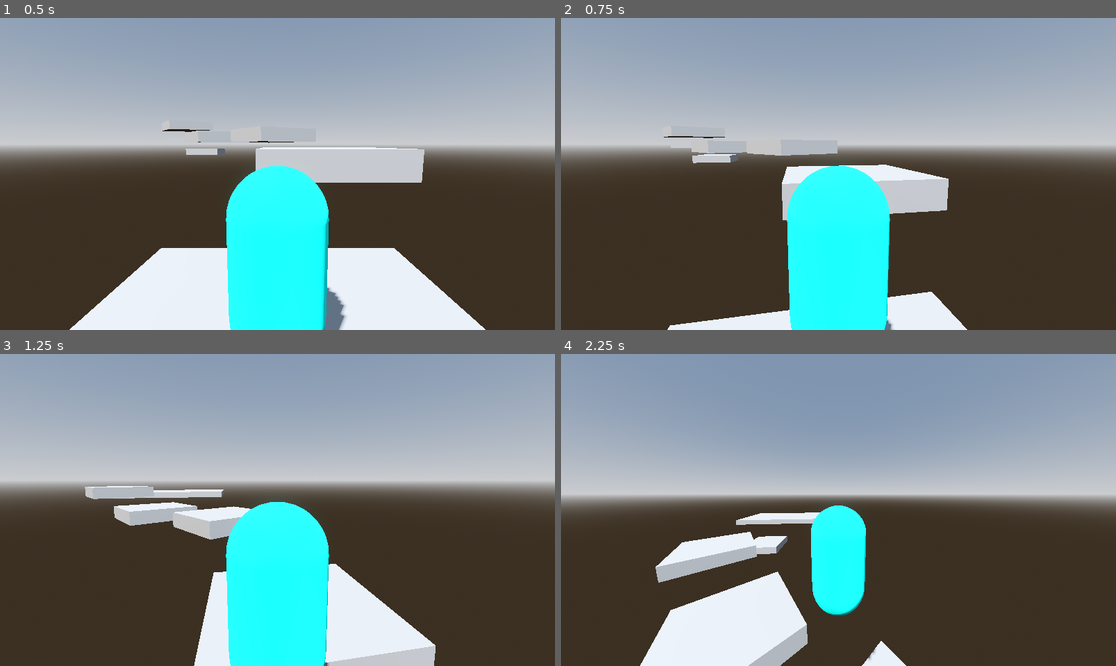
Above: before the commit, frames 1-4 (two rows, left to right).
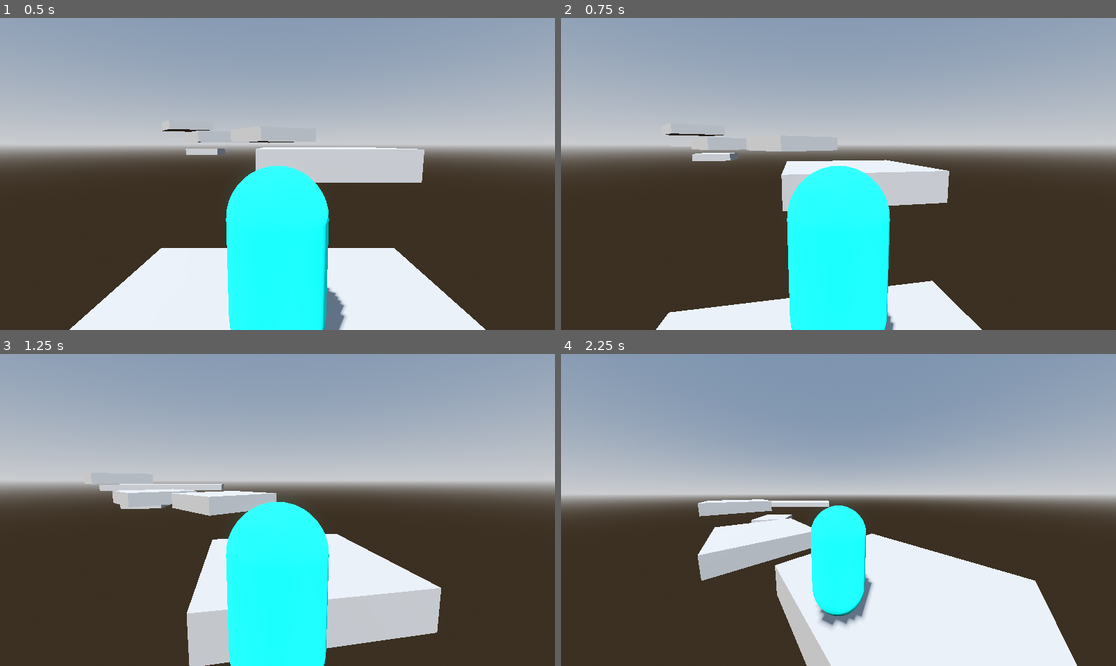
Above: after the commit, the same moments.

Repository: jpvds1/DDJD
Game: Godot game, scene res://scenes/levels/level_1.tscn
Same seed, same stepped clock (60 frames per second), same inputs: the game is played once before the commit and once after it.
Inputs (mouse positions are in pixels of both pictures, inside the frame that each line leads up to):
- Up to frame 1 (0.5 s): no input
- Up to frame 2 (0.75 s): tap Enter at 0.5 s; move the mouse to (866, 174) at 0.52 s; hold W (move_forwards) from 0.53 s (still down); tap Space (jump) at 0.6 s
- Up to frame 3 (1.25 s): keep holding W (move_forwards); tap Space (jump) at 0.77, 1.07 s
- Up to frame 4 (2.25 s): keep holding W (move_forwards); move the mouse to (810, 510) at 1.27 s; tap Q (dash) at 1.35 s; tap Space (jump) at 1.52, 1.55, 1.82 s; move the mouse to (849, 503) at 2.02 s; hold Shift (sprint) from 2.03 s (still down)

Frame 1 is identical in both runs. In frame 2, 3.3% of the frame differs, in the area x 17-76%, y 36-100%; in frame 3, 12%; in frame 4, 24%, in the area x 14-93%, y 46-100%.

Commit message:
feat: variable jump

Diff:
--- a/platformer-game/scripts/player/capsule_character.gd
+++ b/platformer-game/scripts/player/capsule_character.gd
@@ -4,7 +4,6 @@
 const WALK_SPEED = 5.0
 const SPRINT_SPEED = 8.0
 const DASH_SPEED = 50.0
-const JUMP_VELOCITY = 7.5
 const GRAVITY_MODIFIER = 1.2
 const POST_DASH_SPEED = 10.0
 
@@ -14,13 +13,17 @@
 const GROUND_DECEL = 20.0
 const GROUND_BRAKE_DECEL = 38.0
 
-# Double jump
+# Jumping
+const FIRST_JUMP_VELOCITY = 7.5
+const EXTRA_JUMP_VELOCITY = 5.5
+const JUMP_CUT_MULTIPLIER = 0.45
 const MAX_EXTRA_JUMPS = 1
 const COYOTE_TIME = 0.12
 const JUMP_BUFFER_TIME = 0.12
 var coyote_timer := 0.0
 var jump_buffer_timer := 0.0
 var extra_jumps_available := MAX_EXTRA_JUMPS
+var can_cut_current_jump := false
 
 # Animations / Timers
 @onready var animation_player: AnimationPlayer = $Dash/AnimationPlayer
@@ -55,6 +58,7 @@
 	if on_floor:
 		coyote_timer = COYOTE_TIME
 		extra_jumps_available = true
+		can_cut_current_jump = false
 	else:
 		coyote_timer = max(coyote_timer - delta, 0.0)
 		velocity += get_gravity() * delta * GRAVITY_MODIFIER
@@ -63,16 +67,24 @@
 	if Input.is_action_just_pressed("jump"):
 		jump_buffer_timer = JUMP_BUFFER_TIME
 	else:
-		jump_buffer_timer = max(jump_buffer_timer - delta, 0.0)
+		jump_buffer_timer = max(jump_buffer_timer - delta,  0.0)
+
+
+	if velocity.y <= 0.0:
+		can_cut_current_jump = false
+
+	if Input.is_action_just_released("jump") and can_cut_current_jump and velocity.y > 0.0:
+		velocity.y *= JUMP_CUT_MULTIPLIER
+		can_cut_current_jump = false
 
 	# Buffered jump execution
 	if jump_buffer_timer > 0.0:
 		if on_floor or coyote_timer > 0.0:
-			do_jump()
+			do_ground_jump()
 			coyote_timer = 0.0
 			jump_buffer_timer = 0.0
 		elif extra_jumps_available > 0:
-			do_jump()
+			do_extra_jump()
 			extra_jumps_available -= 1
 			jump_buffer_timer = 0.0
 
@@ -103,8 +115,13 @@
 
 	move_and_slide()
 
-func do_jump() -> void:
-	velocity.y = JUMP_VELOCITY
+func do_ground_jump() -> void:
+	velocity.y = FIRST_JUMP_VELOCITY
+	can_cut_current_jump = true
+
+func do_extra_jump() -> void:
+	velocity.y = EXTRA_JUMP_VELOCITY
+	can_cut_current_jump = false
 
 func apply_ground_movement(direction: Vector3, move_speed: float, accel: float, delta: float) -> void:
 	var current_horizontal := Vector3(velocity.x, 0, velocity.z)
